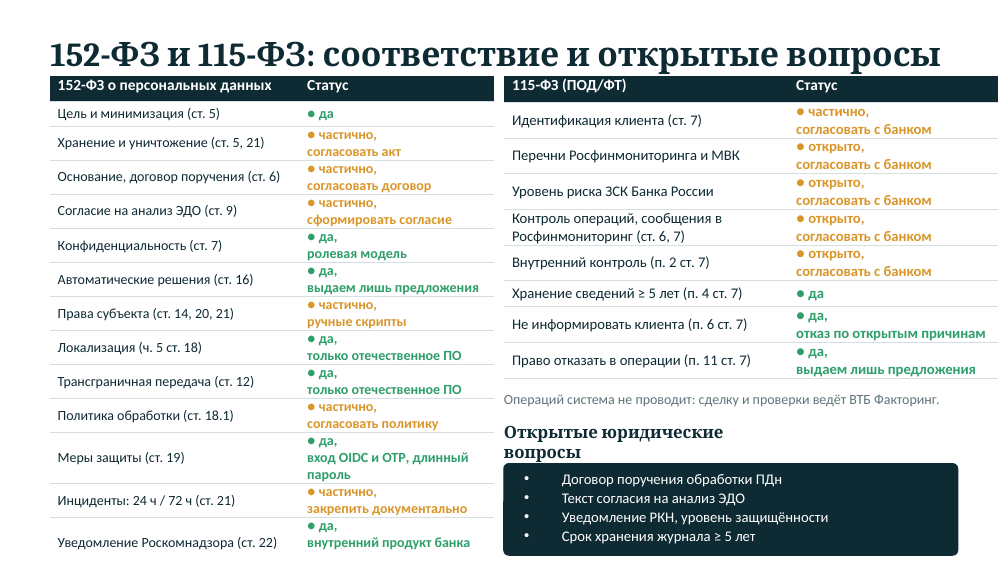
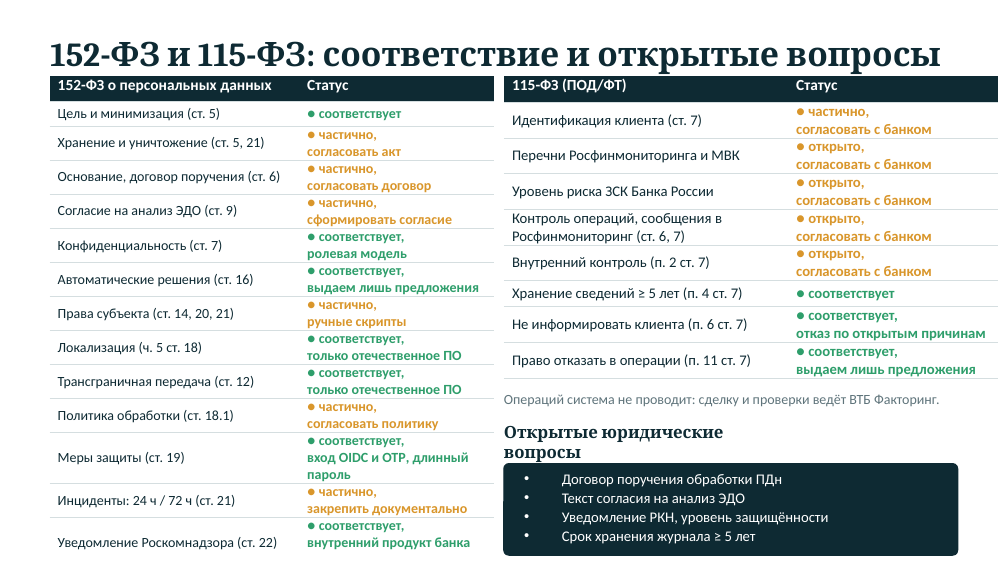
Before and after one commit to Monbar921/smart-factoring-backend, a slide deck: slide 2 of docs/presentation/Smart_Factoring_Security_Compliance_MVP.pptx. Drawn at 1008x567 pixels with LibreOffice and Linux fonts; fonts in the diff are those of the drawing. Boxes give left, top, right and bottom in pixels: in the first picture for what was removed or moved away, otherwise in the second. Text is boxed around its words. In the diff, an @@ line names an element or a change of style, - is before the commit and + after.

Commit message:
SMF-33 Up pptx

```diff
--- a/docs/presentation/Smart_Factoring_Security_Compliance_MVP.pptx
+++ b/docs/presentation/Smart_Factoring_Security_Compliance_MVP.pptx
@@ table at box(49, 76, 494, 562) @@
-row 2, column 2: ● да
+row 2, column 2: ● соответствует
-row 6, column 2: ● да, ролевая модель
+row 6, column 2: ● соответствует, ролевая модель
-row 7, column 2: ● да, / выдаем лишь предложения
+row 7, column 2: ● соответствует, / выдаем лишь предложения
-row 9, column 2: ● да, только отечественное ПО
+row 9, column 2: ● соответствует, только отечественное ПО
-row 10, column 2: ● да, только отечественное ПО
+row 10, column 2: ● соответствует, только отечественное ПО
-row 12, column 2: ● да, вход OIDC и OTP, длинный пароль
+row 12, column 2: ● соответствует, вход OIDC и OTP, длинный пароль
-row 14, column 2: ● да, / внутренний продукт банка
+row 14, column 2: ● соответствует, / внутренний продукт банка
@@ table at box(504, 76, 998, 381) @@
-row 7, column 2: ● да
+row 7, column 2: ● соответствует
-row 8, column 2: ● да, отказ по открытым причинам
+row 8, column 2: ● соответствует, отказ по открытым причинам
-row 9, column 2: ● да, выдаем лишь предложения
+row 9, column 2: ● соответствует, выдаем лишь предложения
```
